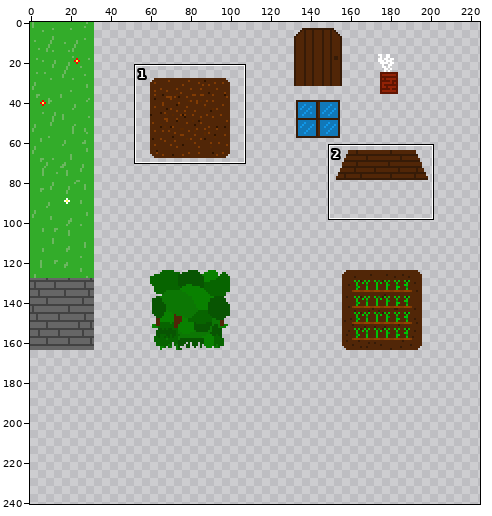
Sprite sheet -- assets/regions/forest-tileset.png. Above, an overview of the earlier version with the close-up marked.
Close-up. As it was:
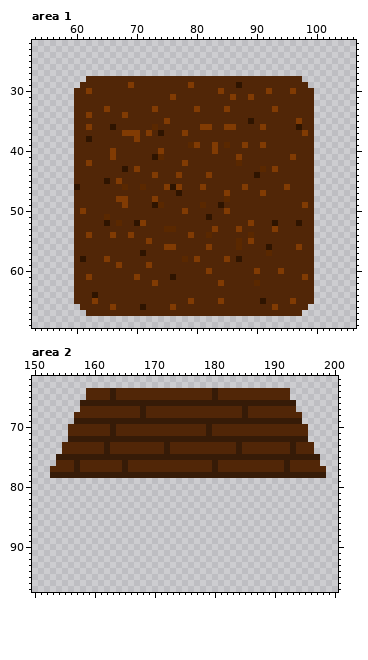
The file is 256x288 pixels. Colours within 5 levels of each other are drawn and written as one. Shown: area 1: x 53..106, y 22..69; area 2: x 150..200, y 62..97. The wide view leaves out empty margins. The commit also changed other parts of the picture, which this record leaves out.
The same view after the edit:
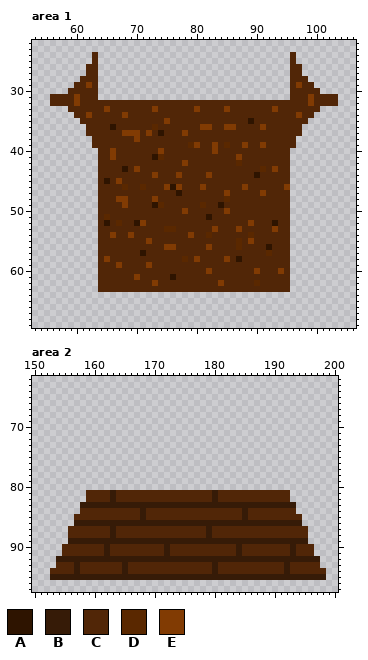
Palette (. is transparent): A #2e1400  B #361b07  C #512607  D #5a2800  E #813b03
The edit:
Changed rows in their new state; - is an unchanged pixel.
Area 1:
first column x 56:
24 -------C--------------------------------C-------
25 -------C--------------------------------C-------
26 ------CC--------------------------------CC------
27 ------CC--------------------------------CC------
28 -----C--................................--C-----
29 ----C-E-................................-E-C----
30 ---C--C-................................C---C---
31 CCCCE---................................---ECCCC
32 CCCCE--------------------------------------ECCCC
33 ---C----------------------------------------C---
34 -----------------------------------------E------
35 ----.------------------------------------C-.----
36 ----..C----------------------------------C..----
37 ----..------------------------------------..----
38 ----...----------------------------------...----
39 ----...----------------------------------...----
40 ----....--------------------------------....----
41 ----....--------------------------------....----
42 ----....--------------------------------....----
43 ----....--------------------------------....----
44 ----....--------------------------------....----
45 ----....--------------------------------....----
46 ----....--------------------------------....----
47 ----....--------------------------------....----
48 ----....--------------------------------....----
49 ----....--------------------------------....----
50 ----....--------------------------------....----
51 ----....--------------------------------....----
52 ----....--------------------------------....----
53 ----....--------------------------------....----
54 ----....--------------------------------....----
55 ----....--------------------------------....----
56 ----....--------------------------------....----
57 ----....--------------------------------....----
58 ----....--------------------------------....----
59 ----....--------------------------------....----
60 ----....--------------------------------....----
61 ----....--------------------------------....----
62 ----....--------------------------------....----
63 ----....--------------------------------....----
64 ----........................................----
65 ----........................................----
66 -----......................................-----
67 ------....................................------
Area 2:
first column x 153:
64 ------..................................------
65 ------..................................------
66 -----....................................-----
67 -----....................................-----
68 ----......................................----
69 ----......................................----
70 ---........................................---
71 ---........................................---
72 ---........................................---
73 --..........................................--
74 --..........................................--
75 -............................................-
76 -............................................-
77 ..............................................
78 ..............................................
81 ------CCCCBCCCCCCCCCCCCCCCCBCCCCCCCCCCCC------
82 ------CCCCBCCCCCCCCCCCCCCCCBCCCCCCCCCCCC------
83 -----BBBBBBBBBBBBBBBBBBBBBBBBBBBBBBBBBBBB-----
84 -----CCCCCCCCCCBCCCCCCCCCCCCCCCCBCCCCCCCC-----
85 ----CCCCCCCCCCCBCCCCCCCCCCCCCCCCBCCCCCCCCC----
86 ----BBBBBBBBBBBBBBBBBBBBBBBBBBBBBBBBBBBBBB----
87 ---CCCCCCCBCCCCCCCCCCCCCCCBCCCCCCCCCCCCCCCC---
88 ---CCCCCCCBCCCCCCCCCCCCCCCBCCCCCCCCCCCCCCCC---
89 ---BBBBBBBBBBBBBBBBBBBBBBBBBBBBBBBBBBBBBBBB---
90 --CCCCCCCBCCCCCCCCCBCCCCCCCCCCCBCCCCCCCCBCCC--
91 --CCCCCCCBCCCCCCCCCBCCCCCCCCCCCBCCCCCCCCBCCC--
92 -BBBBBBBBBBBBBBBBBBBBBBBBBBBBBBBBBBBBBBBBBBBB-
93 -CCCBCCCCCCCBCCCCCCCCCCCCCCBCCCCCCCCCCCBCCCCC-
94 CCCCBCCCCCCCBCCCCCCCCCCCCCCBCCCCCCCCCCCBCCCCCC
95 BBBBBBBBBBBBBBBBBBBBBBBBBBBBBBBBBBBBBBBBBBBBBB
Pixel boxes of the changes (left, top, right, bottom) in both close-ups:
changed: (50, 52, 338, 316)
changed: (50, 388, 326, 580)
